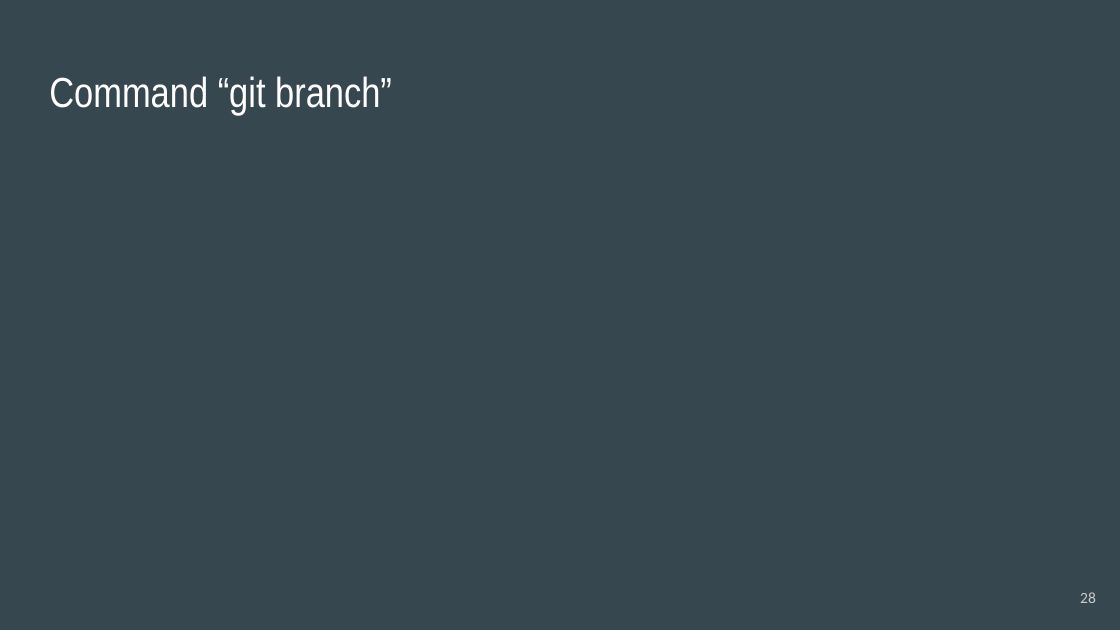
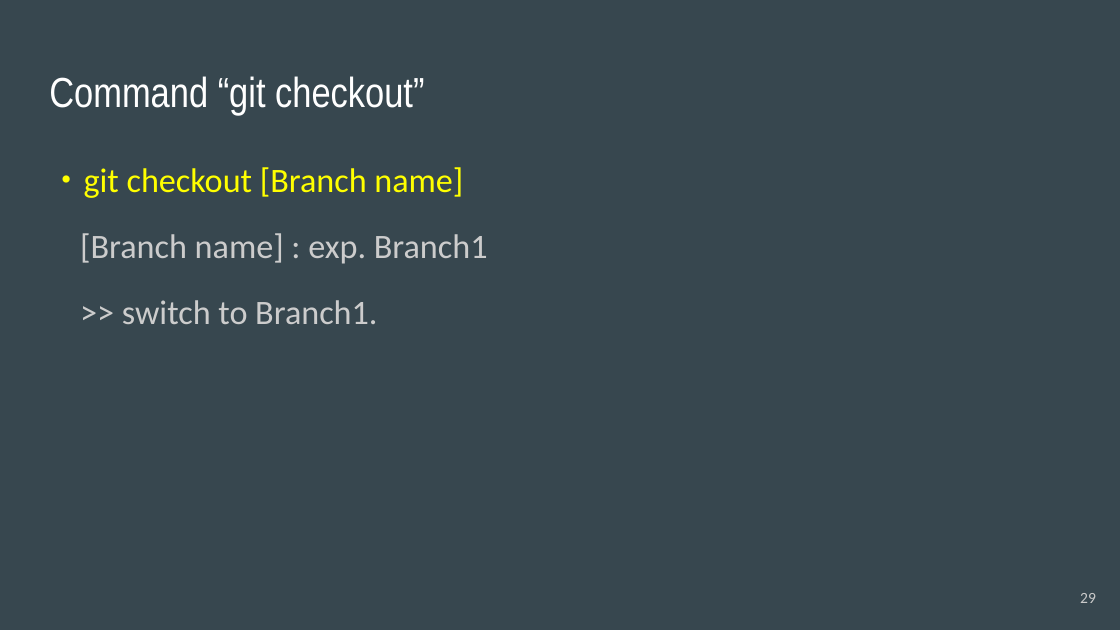
Before and after one commit to acchi17/StudyGit, a slide deck: slide 29 of GitStudySession.pptx (slide 28 before the commit). Drawn at 1120x630 pixels with LibreOffice and Linux fonts; fonts in the diff are those of the drawing. Boxes give left, top, right and bottom in pixels: in the first picture for what was removed or moved away, otherwise in the second. Text is boxed around its words. In the diff, an @@ line names an element or a change of style, - is before the commit and + after.

```diff
--- a/GitStudySession.pptx
+++ b/GitStudySession.pptx
@@ title at (49, 76, 424, 116): text changed @@
-Command “git branch”
+Command “git checkout”
@@ text added at (49, 167, 488, 324), 22 pt, text #CCCCCC @@
+・git checkout [Branch name]
+[Branch name] : exp. Branch1
+>> switch to Branch1.
@@ page number at (1080, 593, 1096, 603): text changed @@
-28
+29
```
Also in this commit, not shown: 10 other slides changed, 6 slides added.
